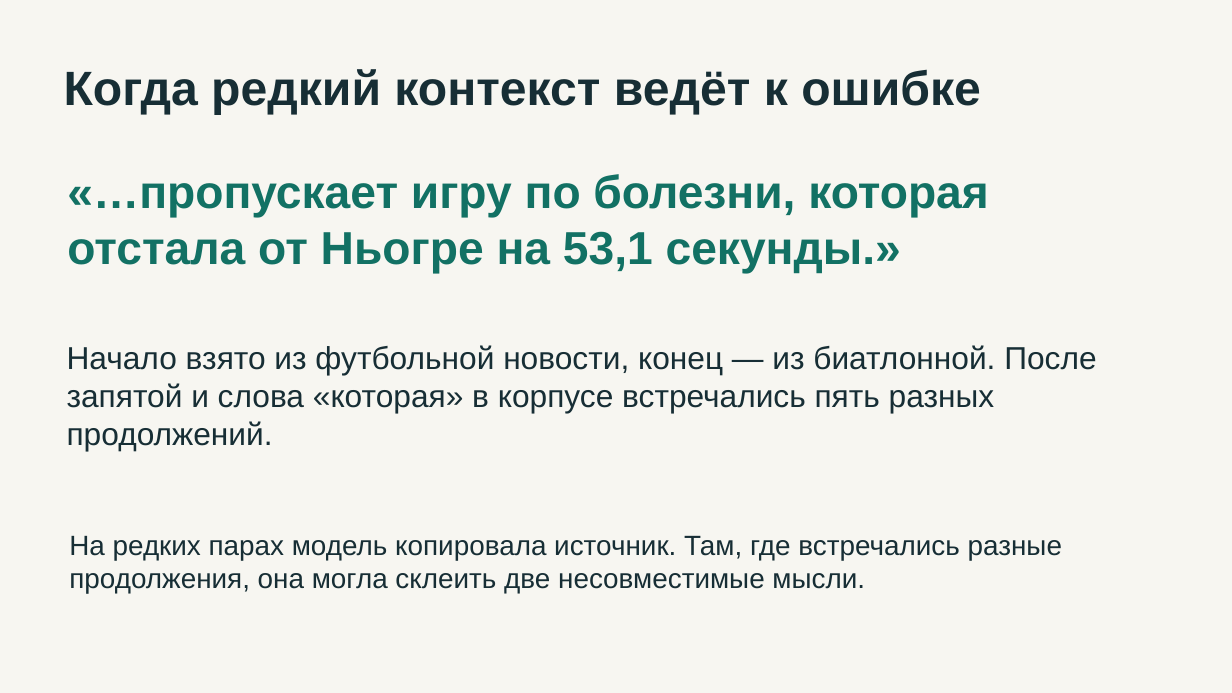
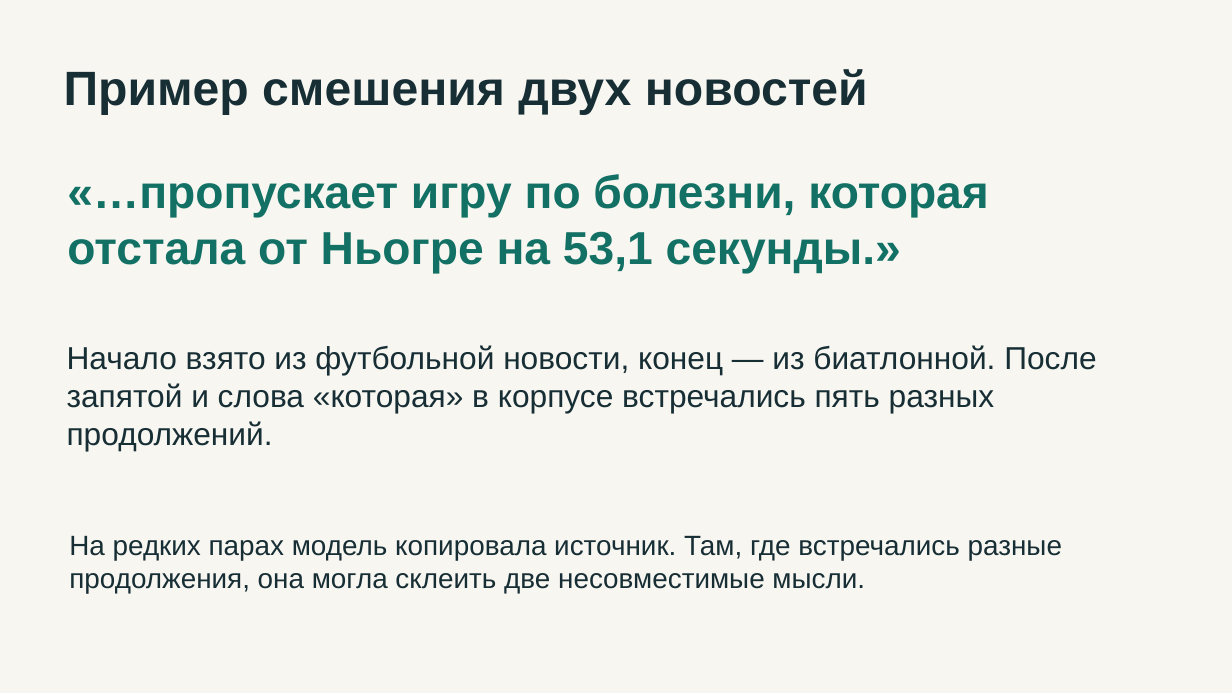
Before and after one commit to artembabin559-prog/lenta-ngram-lab, a slide deck: slide 8 of presentation.pptx. Drawn at 1232x693 pixels with LibreOffice and Linux fonts; fonts in the diff are those of the drawing. Boxes give left, top, right and bottom in pixels: in the first picture for what was removed or moved away, otherwise in the second. Text is boxed around its words. In the diff, an @@ line names an element or a change of style, - is before the commit and + after.

```diff
--- a/presentation.pptx
+++ b/presentation.pptx
@@ text at [64, 69, 868, 115]: text changed @@
-Когда редкий контекст ведёт к ошибке
+Пример смешения двух новостей
```
Also in this commit, not shown: 4 other slides changed, 2 other files.
